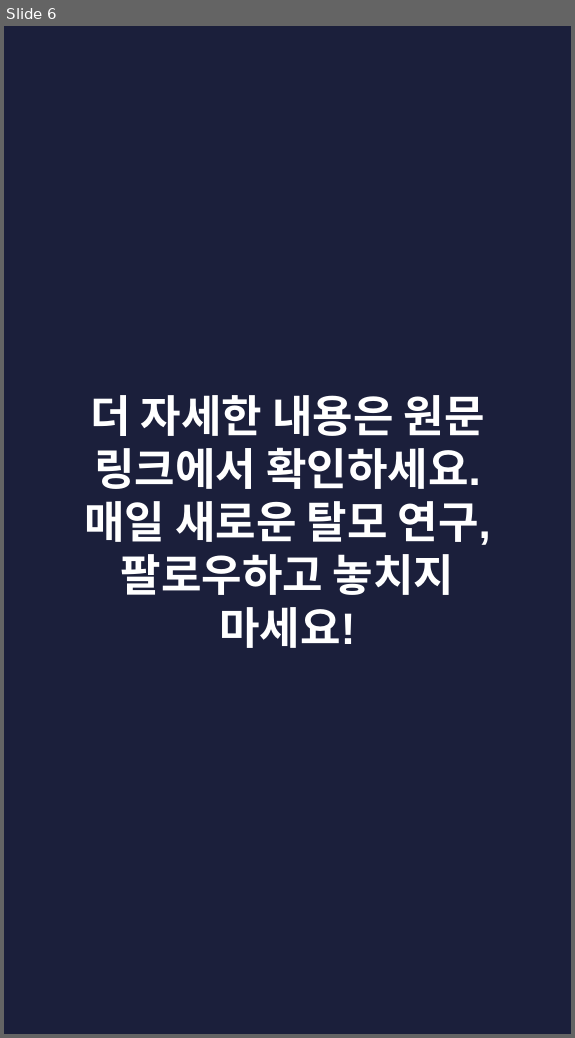
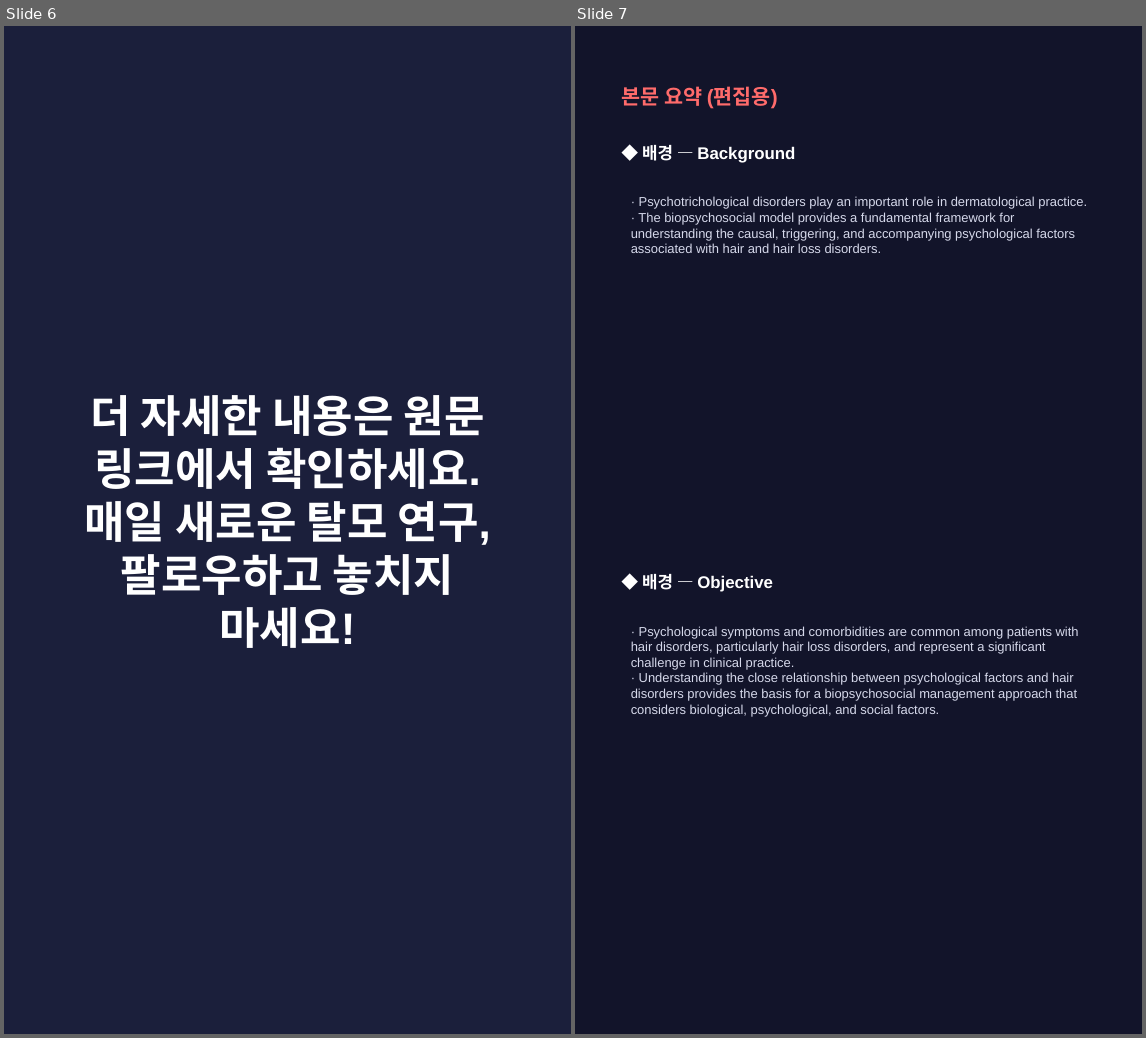
Before and after one commit to hyokang2010-BJ-ANTH/product-builder-test, a slide deck: pwa/data/latest/slides.pptx. Shown side by side, each under a label of ours: slide 6 before the commit, slides 6 and 7 after it. The pictures are 575x1038 and 1146x1038 pixels, drawn with LibreOffice and Linux fonts; fonts in the diff are those of the drawing. Boxes give left, top, right and bottom in pixels: in the first picture for what was removed or moved away, otherwise in the second. Text is boxed around its words. In the diff, an @@ line names an element or a change of style, - is before the commit and + after.

```diff
--- a/pwa/data/latest/slides.pptx
+++ b/pwa/data/latest/slides.pptx
@@ slide 7 added at (575,26,1142,1034), background #12142A @@
@@ text added at (621,86,778,109), 16 pt, text #FF6B6B, bold @@
+본문 요약 (편집용)
@@ text added at (642,145,795,163), 13 pt, text #FFFFFF, bold @@
+◆ 배경 — Background
@@ text added at (631,196,1087,253), 10 pt, text #D5D8EA @@
+· Psychotrichological disorders play an important role in dermatological practice.
+· The biopsychosocial model provides a fundamental framework for understanding the causal, triggering, and accompanying psychological factors associated with hair and hair loss disorders.
@@ text added at (642,574,773,592), 13 pt, text #FFFFFF, bold @@
+◆ 배경 — Objective
@@ text added at (631,626,1079,716), 10 pt, text #D5D8EA @@
+· Psychological symptoms and comorbidities are common among patients with hair disorders, particularly hair loss disorders, and represent a significant challenge in clinical practice.
+· Understanding the close relationship between psychological factors and hair disorders provides the basis for a biopsychosocial management approach that considers biological, psychological, and social factors.
```
Also in this commit, not shown: 2 slides changed, 5 other slides added, 5 slides removed, 26 other files.
